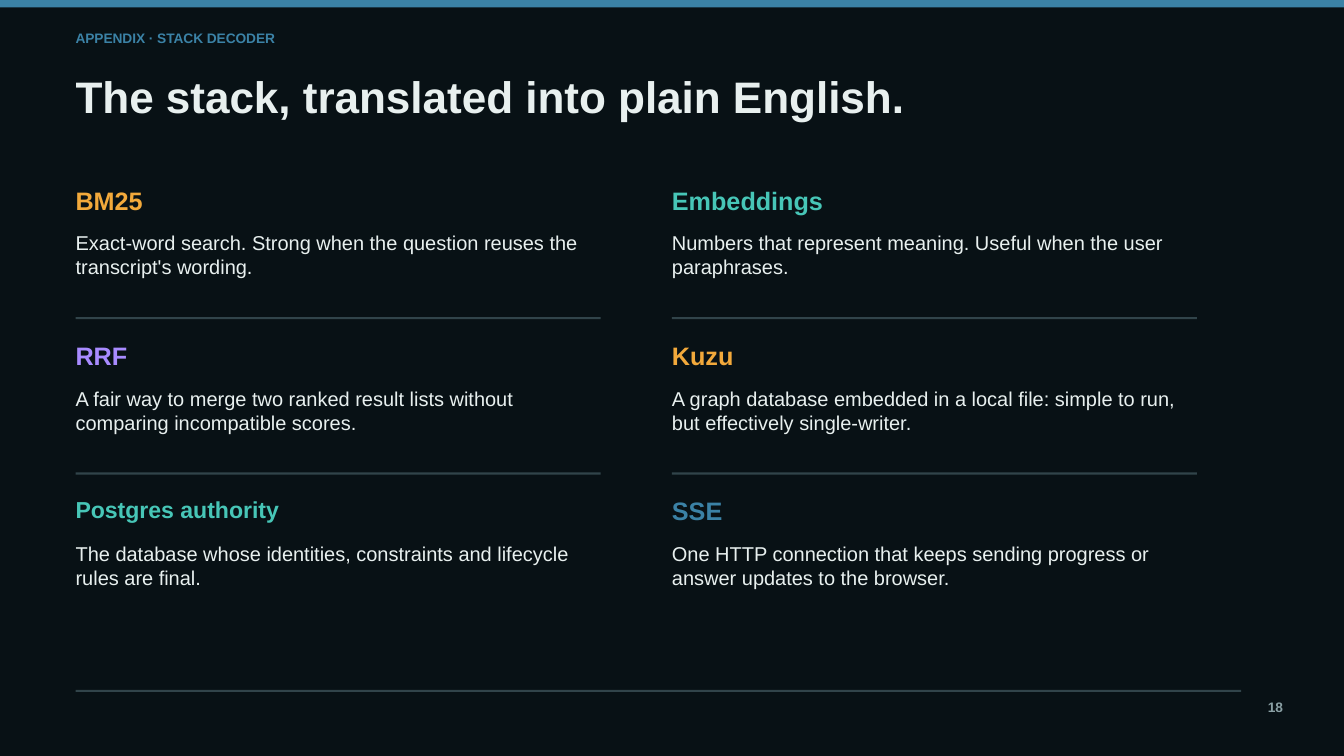
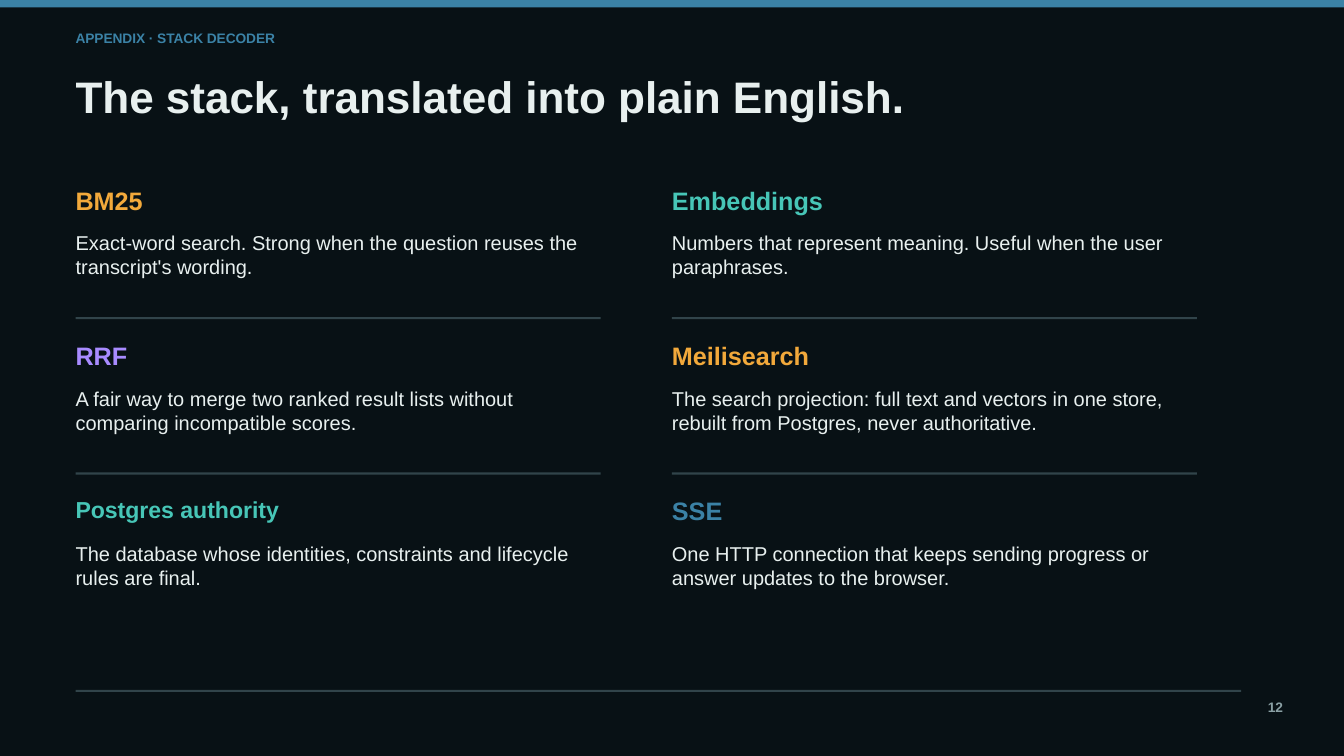
Before and after one commit to tgoeke/july-2026-ai-americas-cohort-meetingminer, a slide deck: slide 12 of docs/MeetingMiner-15-minute-capstone.pptx (slide 18 before the commit). Drawn at 1344x756 pixels with LibreOffice and Linux fonts; fonts in the diff are those of the drawing. Boxes give left, top, right and bottom in pixels: in the first picture for what was removed or moved away, otherwise in the second. Text is boxed around its words. In the diff, an @@ line names an element or a change of style, - is before the commit and + after.

```diff
--- a/docs/MeetingMiner-15-minute-capstone.pptx
+++ b/docs/MeetingMiner-15-minute-capstone.pptx
@@ text at (672, 346, 809, 366): text changed @@
-Kuzu
+Meilisearch
@@ text at (672, 391, 1163, 434): text changed @@
-A graph database embedded in a local file: simple to run, but effectively single-writer.
+The search projection: full text and vectors in one store, rebuilt from Postgres, never authoritative.
@@ text at (1268, 702, 1283, 712): text changed @@
-18
+12
```
Also in this commit, not shown: 10 other slides changed, 7 slides removed, 1 other file.
